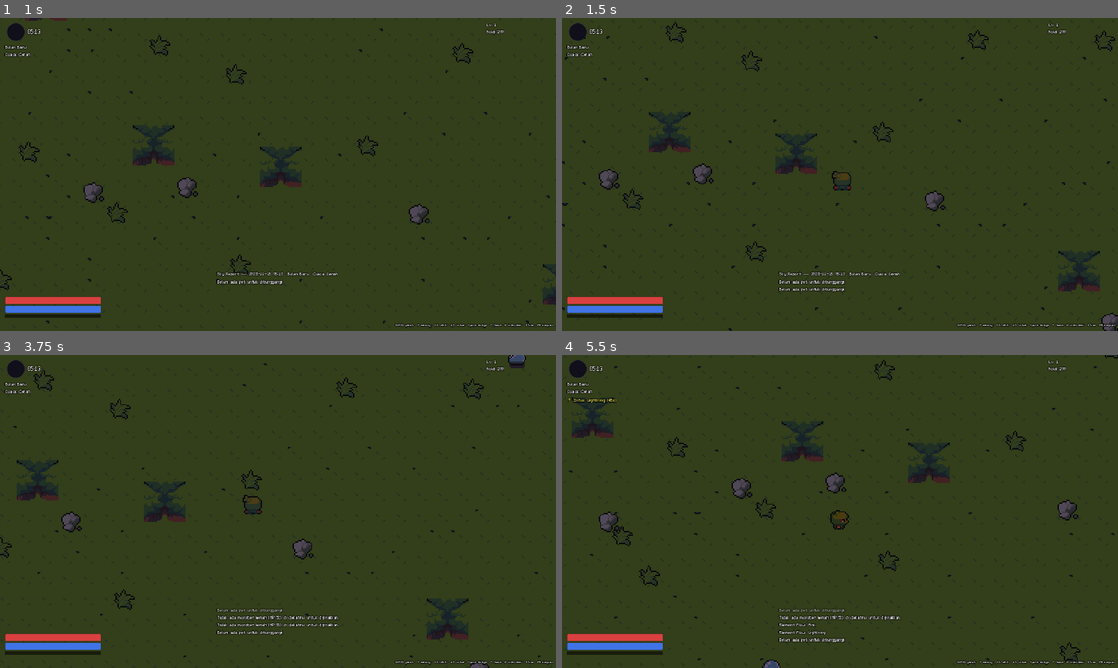
Above: before the commit, frames 1-4 (two rows, left to right).
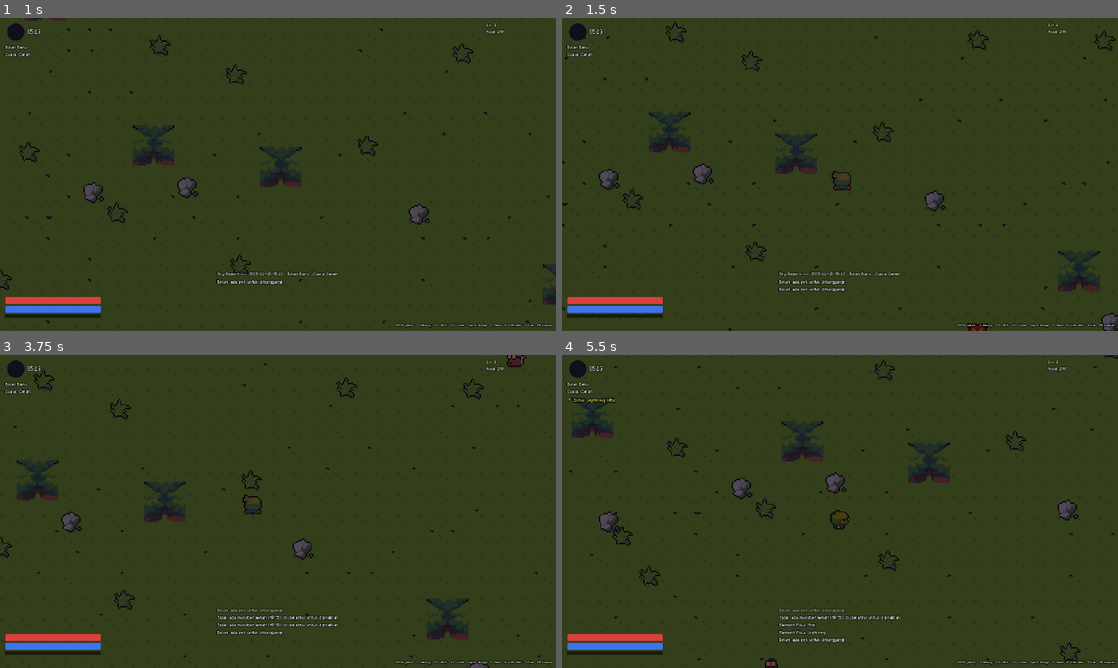
Above: after the commit, the same moments.

Repository: lifkieh/Aetherion
Game: Godot game, scene res://scenes/Main.tscn
Same seed, same stepped clock (60 frames per second), same inputs: the game is played once before the commit and once after it.
Inputs:
- Up to frame 1 (1 s): tap Enter at 0.5 s; hold D (move_right) from 0.53 s (still down); tap J (attack) at 0.6 s; tap R (mount) at 0.8 s
- Up to frame 2 (1.5 s): release D (move_right) at 1.28 s; hold S (move_down) from 1.28 s (still down); tap R (mount) at 1.35 s
- Up to frame 3 (3.75 s): tap T (tame) at 1.55, 2.1 s; release S (move_down) at 2.03 s; hold D (move_right) 2.03-2.78 s; tap J (attack) at 2.3, 2.85 s; hold W (move_up) 2.78-3.53 s; tap R (mount) at 3.05 s; hold A (move_left) from 3.53 s (still down); tap Space (dodge) at 3.6 s
- Up to frame 4 (5.5 s): tap T (tame) at 3.8 s; tap 1 (infuse_fire) at 4.35 s; tap J (attack) at 4.55 s; release A (move_left) at 5.03 s; hold S (move_down) from 5.03 s (still down); tap 2 (infuse_lightning) at 5.1 s; tap R (mount) at 5.3 s

Frame 1 is identical in both runs. In frame 2, less than 0.1% of the frame differs, in the area x 72-77%, y 97-100%; in frame 3, 0.1%, in the area x 91-95%, y 0-5%; in frame 4, less than 0.1%.

Commit message:
M4 Taming & pets: pet follow/assist, mount, PetManager; FIX critical sprite bug (all monsters showed slime fallback) - see BUGS.md #1
Co-Authored-By: Claude Opus 4.8 (1M context) <noreply@anthropic.com>

Diff:
--- a/game/scenes/Main.gd
+++ b/game/scenes/Main.gd
@@ -43,6 +43,37 @@
 	if OS.get_environment("AETHER_ELEM") == "1":
 		_elem_demo()
 		_screenshot_at = 2.4
+	if OS.get_environment("AETHER_PET") == "1":
+		_pet_demo()
+		_screenshot_at = 1.3
+
+func _pet_demo() -> void:
+	# Tame a weakened wolf, confirm it follows/fights, then mount it.
+	await get_tree().process_frame
+	var wolf := preload("res://scenes/actors/Monster.tscn").instantiate()
+	add_child(wolf)
+	wolf.setup(MonsterFactory.make("grey_wolf", 3, 3), self)
+	wolf.global_position = player.global_position + Vector2(30, 0)
+	await get_tree().process_frame
+	wolf.hp = int(wolf.max_hp * 0.04)
+	PlayerData.add_item("basic_orb", 5)
+	wolf.attempt_tame()
+	print("[pet] party size = ", PlayerData.monsters.size(), " active = ", PlayerData.active_pet_index)
+	# spawn an enemy for the pet to fight
+	for i in range(2):
+		var e := preload("res://scenes/actors/Monster.tscn").instantiate()
+		add_child(e)
+		e.setup(MonsterFactory.make("verdant_slime", 1, 3), self)
+		e.global_position = player.global_position + Vector2(60, 40 + i * 10)
+		_monster_count += 1
+	var t := Timer.new()
+	t.wait_time = 1.6
+	t.one_shot = true
+	t.autostart = true
+	add_child(t)
+	t.timeout.connect(func():
+		PlayerData.mounted = true
+		print("[pet] mounted = ", PlayerData.mounted, " (rideable pet)"))
 
 func _elem_demo() -> void:
 	# Science demo: rain -> monsters Wet -> Lightning infusion chains between them.
@@ -227,6 +258,10 @@
 	add_child(preload("res://scenes/ui/HUD.tscn").instantiate())
 	# gathering/interaction + save handled by a small controller
 	add_child(preload("res://scenes/systems/WorldController.tscn").instantiate())
+	var pm := Node.new()
+	pm.name = "PetManager"
+	pm.set_script(load("res://scenes/systems/PetManager.gd"))
+	add_child(pm)
 
 func _spawn_gathering_nodes() -> void:
 	var holder := Node2D.new()
--- a/game/scenes/actors/Monster.gd
+++ b/game/scenes/actors/Monster.gd
@@ -32,12 +32,18 @@
 	_spawner = spawner
 	max_hp = inst.get("max_hp", 100)
 	hp = max_hp
+	# setup() is called after add_child() (node already in tree), so build the
+	# real sprite now that inst is populated.
+	if is_inside_tree():
+		_build_sprite()
+		_setup_bars()
 
 func _ready() -> void:
 	add_to_group("monsters")
 	_home = global_position
-	_build_sprite()
-	_setup_bars()
+	if not inst.is_empty():
+		_build_sprite()
+		_setup_bars()
 	_player = get_tree().get_first_node_in_group("player")
 	_state = State.WANDER
 	EventBus.monster_spawned.emit(self)
--- /dev/null
+++ b/game/scenes/actors/Pet.gd
@@ -0,0 +1,121 @@
+class_name Pet
+extends CharacterBody2D
+## Allied pet (M4): follows the player and assists in combat.
+## Configured from a PlayerData.monsters[] entry. When the player is mounted
+## on this pet, it hides and lends its speed to the player.
+
+const FOLLOW_DIST := 40.0
+const AGGRO := 150.0
+const ATTACK_RANGE := 26.0
+
+var pet: Dictionary = {}
+var _attack_cd := 0.0
+var _player: Node2D = null
+
+@onready var sprite: AnimatedSprite2D = $Sprite
+
+func setup(pet_data: Dictionary) -> void:
+	pet = pet_data
+	if is_inside_tree():
+		_build_sprite()
+
+func _ready() -> void:
+	add_to_group("pets")
+	if not pet.is_empty():
+		_build_sprite()
+	_player = get_tree().get_first_node_in_group("player")
+	_add_ally_marker()
+
+func _build_sprite() -> void:
+	var def := Db.monster(pet.get("species_id", ""))
+	var tex := SheetUtil.load_tex(def.get("sprite", ""))
+	if tex == null:
+		tex = SheetUtil.load_tex("res://assets/game/sprites/monsters/slime.png")
+	if tex:
+		sprite.sprite_frames = SheetUtil.build_directional(tex, def.get("frame_size", 16), def.get("cols", 4), def.get("rows", 4), 6.0)
+		sprite.play("idle_down")
+	var tint: String = def.get("tint", "")
+	if tint != "":
+		sprite.modulate = Color(tint)
+
+func _play(anim: String) -> void:
+	if sprite.sprite_frames and sprite.sprite_frames.has_animation(anim):
+		sprite.play(anim)
+
+func _add_ally_marker() -> void:
+	var m := ColorRect.new()
+	m.color = Color(0.4, 1.0, 0.5, 0.9)
+	m.size = Vector2(3, 3)
+	m.position = Vector2(-1.5, -14)
+	add_child(m)
+
+func _physics_process(delta: float) -> void:
+	_attack_cd = maxf(0.0, _attack_cd - delta)
+	if _player == null or not is_instance_valid(_player):
+		_player = get_tree().get_first_node_in_group("player")
+		return
+
+	# Mounted: hide and stick to the player (player borrows our SPD).
+	if PlayerData.mounted and _is_active_pet():
+		visible = false
+		global_position = _player.global_position
+		velocity = Vector2.ZERO
+		return
+	visible = true
+
+	var enemy := _nearest_enemy()
+	if enemy and enemy.global_position.distance_to(global_position) <= AGGRO:
+		var d: float = enemy.global_position.distance_to(global_position)
+		if d <= ATTACK_RANGE:
+			velocity = Vector2.ZERO
+			if _attack_cd <= 0.0:
+				_attack(enemy)
+		else:
+			_move_to(enemy.global_position, delta)
+	else:
+		# follow player
+		var to_player := _player.global_position - global_position
+		if to_player.length() > FOLLOW_DIST:
+			_move_to(_player.global_position, delta)
+		else:
+			velocity = Vector2.ZERO
+			_play("idle_" + SheetUtil.dir_from_vec(to_player))
+
+func _move_to(target: Vector2, _delta: float) -> void:
+	var dir := (target - global_position).normalized()
+	velocity = dir * (pet.get("spd", 120) * 0.6 + 40.0)
+	move_and_slide()
+	_play("walk_" + SheetUtil.dir_from_vec(dir))
+
+func _attack(enemy) -> void:
+	_attack_cd = 1.1
+	var atk := {
+		"atk": pet.get("atk", 12), "matk": pet.get("atk", 12),
+		"crit_rate": 0.05, "crit_dmg": 1.5,
+		"element": pet.get("element", "none"), "level": pet.get("level", 1),
+	}
+	# Passive-only at 50% while player is mounted on a different pet is n/a here.
+	var mult := 1.0
+	var ctx := CombatResolver.build_ctx(enemy.is_wet)
+	var res := CombatResolver.resolve(atk, enemy.combat_view(), Db.skill("bite"), ctx)
+	res["damage"] = int(res["damage"] * mult)
+	if enemy.has_method("take_hit"):
+		enemy.take_hit(res, self)
+	Vfx.swing(get_parent(), global_position, (enemy.global_position - global_position).normalized(), pet.get("element", "none"))
+
+func _nearest_enemy() -> Node2D:
+	var best: Node2D = null
+	var bd := AGGRO
+	var origin: Vector2 = _player.global_position if _player else global_position
+	for m in get_tree().get_nodes_in_group("monsters"):
+		if not is_instance_valid(m):
+			continue
+		var d: float = m.global_position.distance_to(origin)
+		if d < bd:
+			bd = d
+			best = m
+	return best
+
+func _is_active_pet() -> bool:
+	var idx := PlayerData.active_pet_index
+	return idx >= 0 and idx < PlayerData.monsters.size() and PlayerData.monsters[idx] == pet
--- /dev/null
+++ b/game/scenes/actors/Pet.tscn
@@ -0,0 +1,19 @@
+[gd_scene load_steps=3 format=3]
+
+[ext_resource type="Script" path="res://scenes/actors/Pet.gd" id="1"]
+
+[sub_resource type="RectangleShape2D" id="pet_body"]
+size = Vector2(10, 8)
+
+[node name="Pet" type="CharacterBody2D"]
+collision_layer = 0
+collision_mask = 4
+script = ExtResource("1")
+
+[node name="Sprite" type="AnimatedSprite2D" parent="."]
+texture_filter = 1
+offset = Vector2(0, -3)
+
+[node name="Body" type="CollisionShape2D" parent="."]
+position = Vector2(0, 2)
+shape = SubResource("pet_body")
--- a/game/scenes/actors/Player.gd
+++ b/game/scenes/actors/Player.gd
@@ -4,6 +4,7 @@
 ## Element Flow infusion. Reads stats from PlayerData; combat via CombatResolver.
 
 const BASE_SPEED := 92.0
+const MOUNT_SPEED := 168.0
 const DODGE_SPEED := 260.0
 const DODGE_TIME := 0.22
 const DODGE_CD := 0.7
@@ -70,7 +71,7 @@
 	if Input.is_action_just_pressed("infuse_lightning"):
 		PlayerData.apply_infusion("lightning", 45)
 
-	var speed := BASE_SPEED
+	var speed := MOUNT_SPEED if PlayerData.mounted else BASE_SPEED
 	velocity = input * speed
 	move_and_slide()
 
--- /dev/null
+++ b/game/scenes/systems/PetManager.gd
@@ -0,0 +1,45 @@
+extends Node
+## PetManager (M4) — keeps the active pet spawned beside the player.
+## Re-spawns when the active pet changes; frees when there is none.
+
+var _pet_node: Pet = null
+var _current: Dictionary = {}
+
+func _ready() -> void:
+	EventBus.pet_added.connect(func(_p): _sync())
+	await get_tree().process_frame
+	await get_tree().process_frame
+	_sync()
+
+func _process(_delta: float) -> void:
+	# cheap poll so party swaps / loads reflect without extra signals
+	if Engine.get_process_frames() % 30 == 0:
+		_sync()
+
+func _sync() -> void:
+	var active := _active_pet()
+	if active.is_empty():
+		if _pet_node and is_instance_valid(_pet_node):
+			_pet_node.queue_free()
+			_pet_node = null
+			_current = {}
+		return
+	if _pet_node == null or not is_instance_valid(_pet_node) or active != _current:
+		_spawn(active)
+
+func _spawn(pet_data: Dictionary) -> void:
+	if _pet_node and is_instance_valid(_pet_node):
+		_pet_node.queue_free()
+	var player := get_tree().get_first_node_in_group("player")
+	_pet_node = preload("res://scenes/actors/Pet.tscn").instantiate()
+	get_parent().add_child(_pet_node)
+	_pet_node.setup(pet_data)
+	if player:
+		_pet_node.global_position = player.global_position + Vector2(-20, 8)
+	_current = pet_data
+
+func _active_pet() -> Dictionary:
+	var idx := PlayerData.active_pet_index
+	if idx >= 0 and idx < PlayerData.monsters.size():
+		return PlayerData.monsters[idx]
+	return {}
Not shown, added: BUGS.md
Not shown, changed: STATUS.md
Not shown, added: reports/m4_pet.png
Not shown, added: reports/m4_pet2.png
